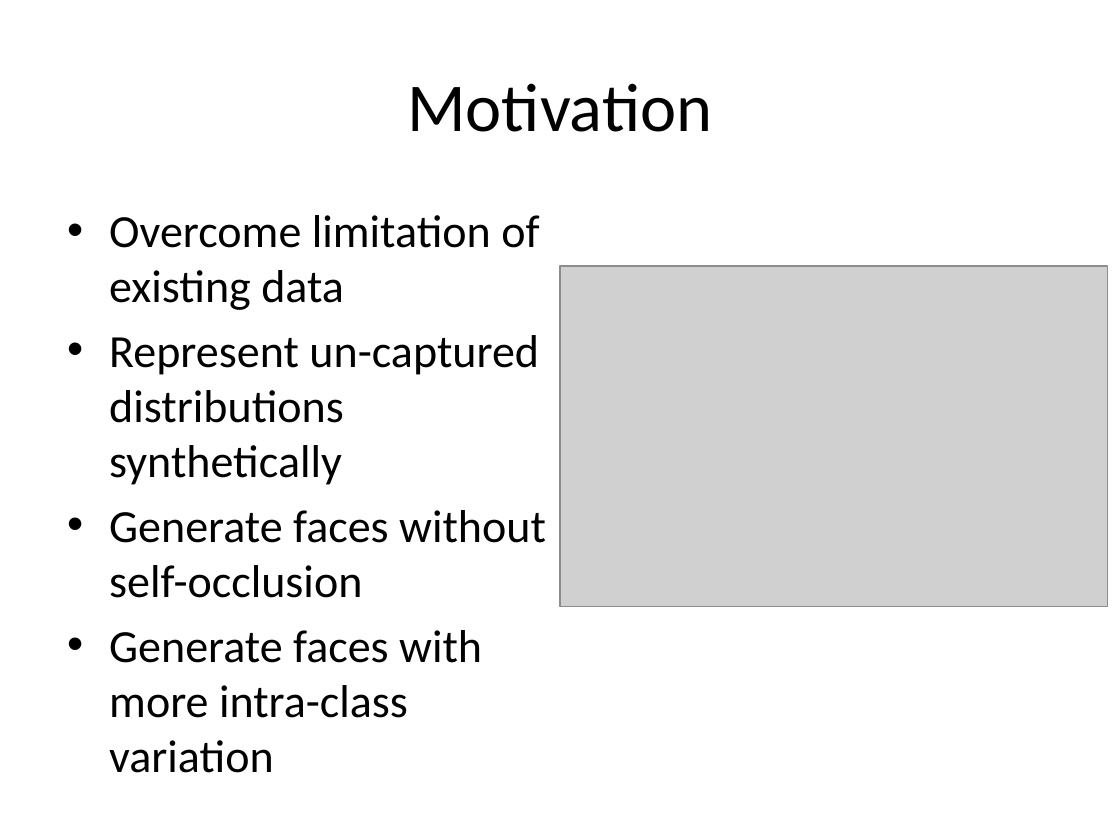
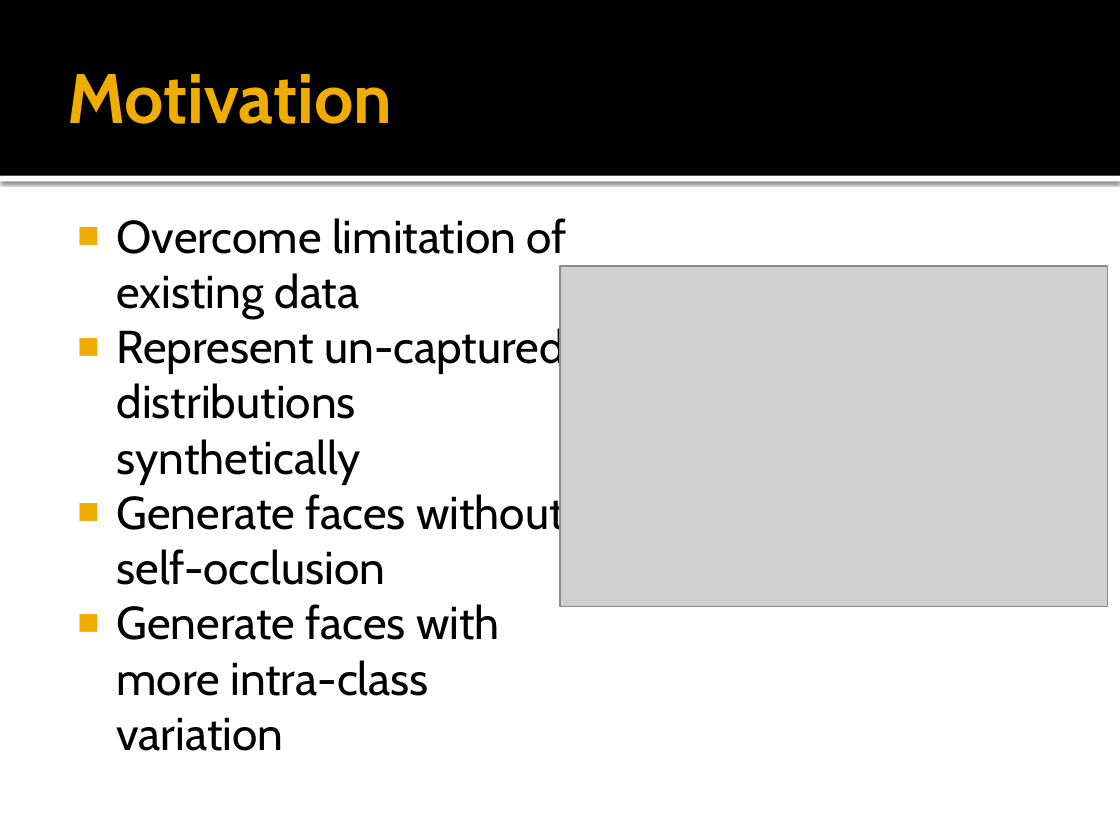
Before and after one commit to manmeet3/Deep_Learning, a slide deck: slide 2 of FaceDataAugmentationSurvey/Survey_Presentation.pptx. Drawn at 1120x840 pixels with LibreOffice and Linux fonts; fonts in the diff are those of the drawing; grey boxes stand for pictures. Boxes give left, top, right and bottom in pixels: in the first picture for what was removed or moved away, otherwise in the second. Text is boxed around its words. In the diff, an @@ line names an element or a change of style, - is before the commit and + after.

```diff
--- a/FaceDataAugmentationSurvey/Survey_Presentation.pptx
+++ b/FaceDataAugmentationSurvey/Survey_Presentation.pptx
@@ rectangle added at (x1=0, y1=0, x2=1120, y2=176), fill #000000 @@
@@ title "Motivation" moved from (x1=407, y1=83, x2=712, y2=132) to (x1=67, y1=74, x2=392, y2=124) @@
@@ title "Motivation" at (x1=67, y1=74, x2=392, y2=124): size 44 to 45 pt, font Calibri to Cabin, text colour #000000 to #F0AD00, bold on; alignment centre to left @@
@@ rectangle added at (x1=0, y1=176, x2=1120, y2=181), fill #FFFFFF @@
@@ text "Overcome limitation of existing data" at (x1=116, y1=218, x2=567, y2=751): font Calibri to Cabin; bullet • to ■; less space between paragraphs @@
```
Also in this commit, not shown: 3 other slides changed, 7 slides added.
